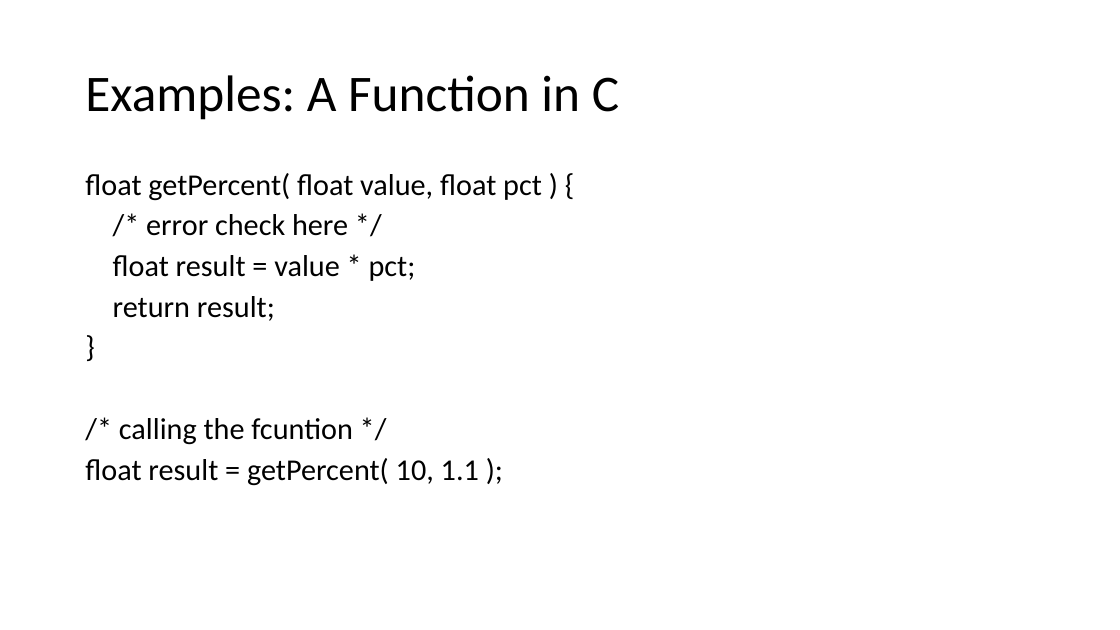
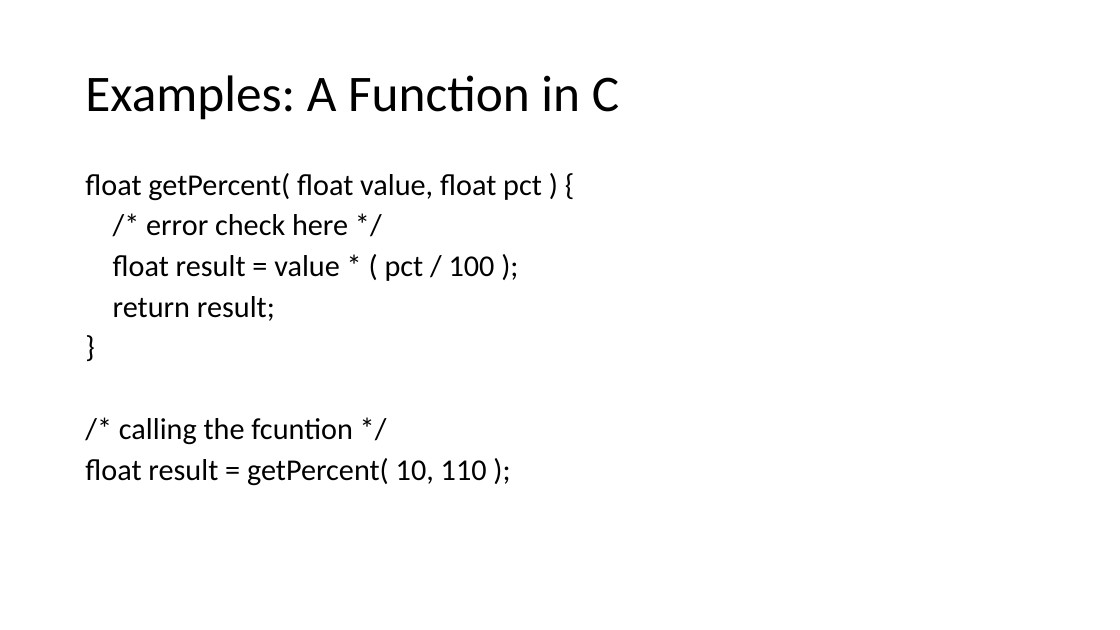
Before and after one commit to NCEAS/oss-2014, a slide deck: slide 10 of day-09/IntroductionToSoftwareClass.pptx. Drawn at 1120x630 pixels with LibreOffice and Linux fonts; fonts in the diff are those of the drawing. Boxes give left, top, right and bottom in pixels: in the first picture for what was removed or moved away, otherwise in the second. Text is boxed around its words. In the diff, an @@ line names an element or a change of style, - is before the commit and + after.

```diff
--- a/day-09/IntroductionToSoftwareClass.pptx
+++ b/day-09/IntroductionToSoftwareClass.pptx
@@ text at [113, 255, 495, 281]: text changed @@
-float result = value * pct;
+float result = value * ( pct / 100 );
@@ text at [85, 458, 487, 486]: text changed @@
-float result = getPercent( 10, 1.1 );
+float result = getPercent( 10, 110 );
```
Also in this commit, not shown: 8 other slides changed, 1 other file.
